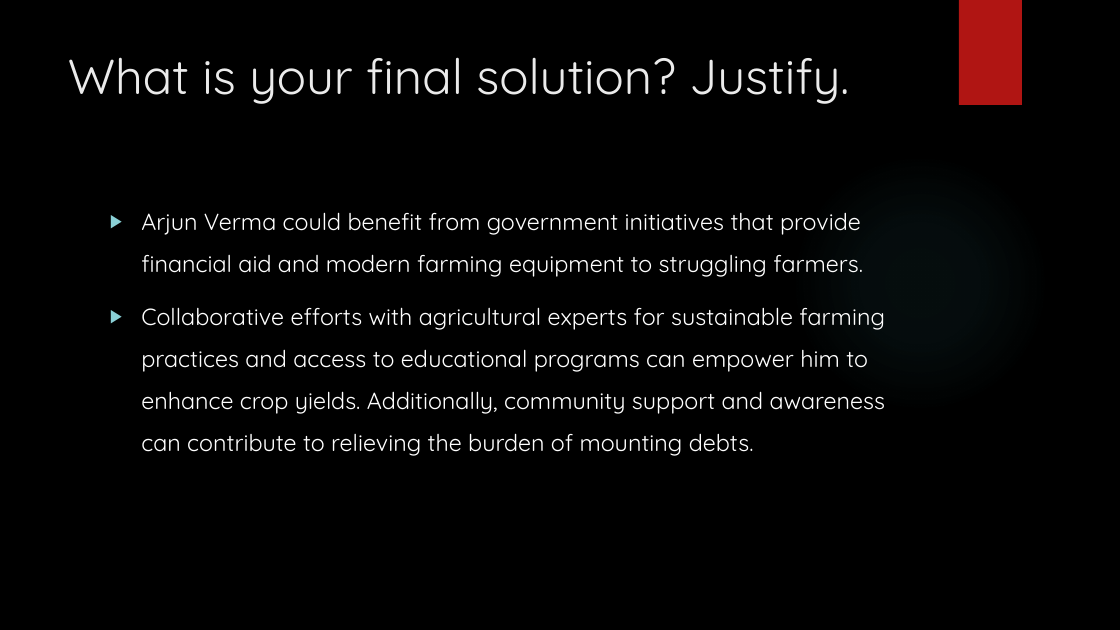
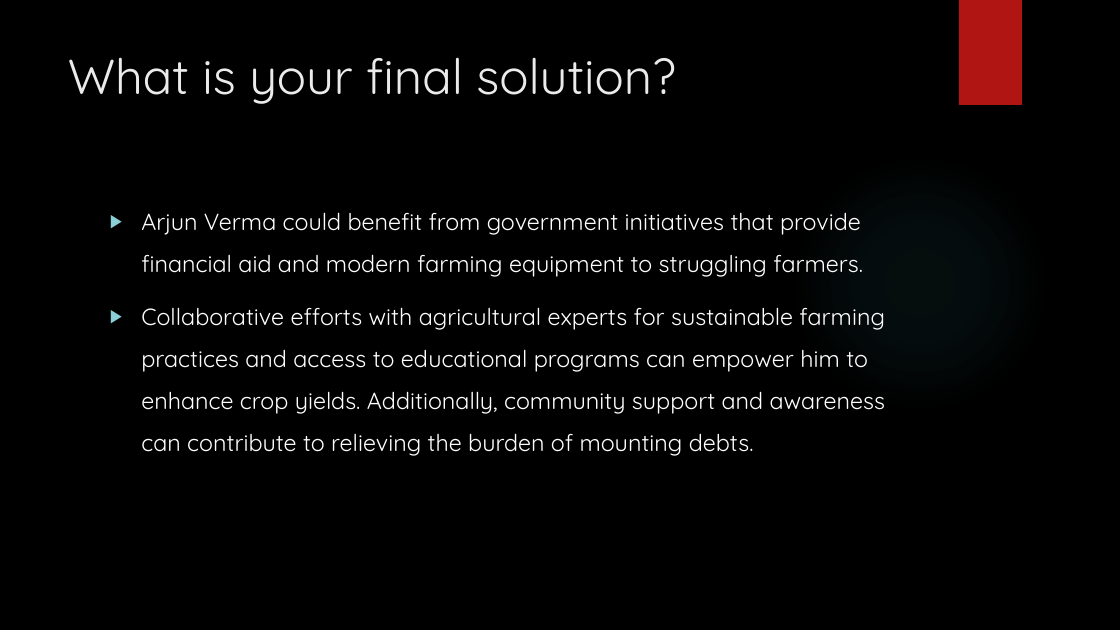
Before and after one commit to thanvirdiouf/NITCMECHSEM7, a slide deck: slide 11 of Design Thinking/Presentation Assignment.pptx (slide 5 before the commit). Drawn at 1120x630 pixels with LibreOffice and Linux fonts; fonts in the diff are those of the drawing; background and template pictures are left out. Boxes give left, top, right and bottom in pixels: in the first picture for what was removed or moved away, otherwise in the second. Text is boxed around its words. In the diff, an @@ line names an element or a change of style, - is before the commit and + after.

```diff
--- a/Design Thinking/Presentation Assignment.pptx
+++ b/Design Thinking/Presentation Assignment.pptx
@@ title at (68, 57, 675, 104): text changed @@
-What is your final solution? Justify.
+What is your final solution?
```
Also in this commit, not shown: 3 slides added, 12 other files.
